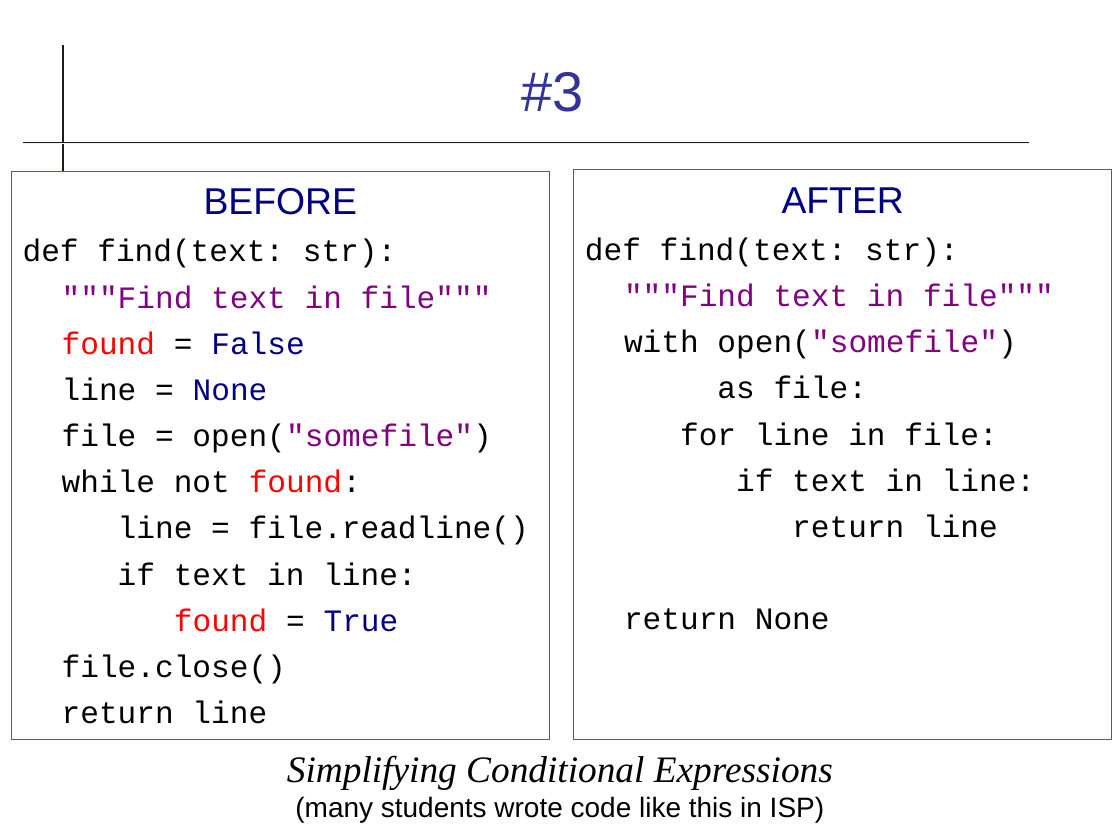
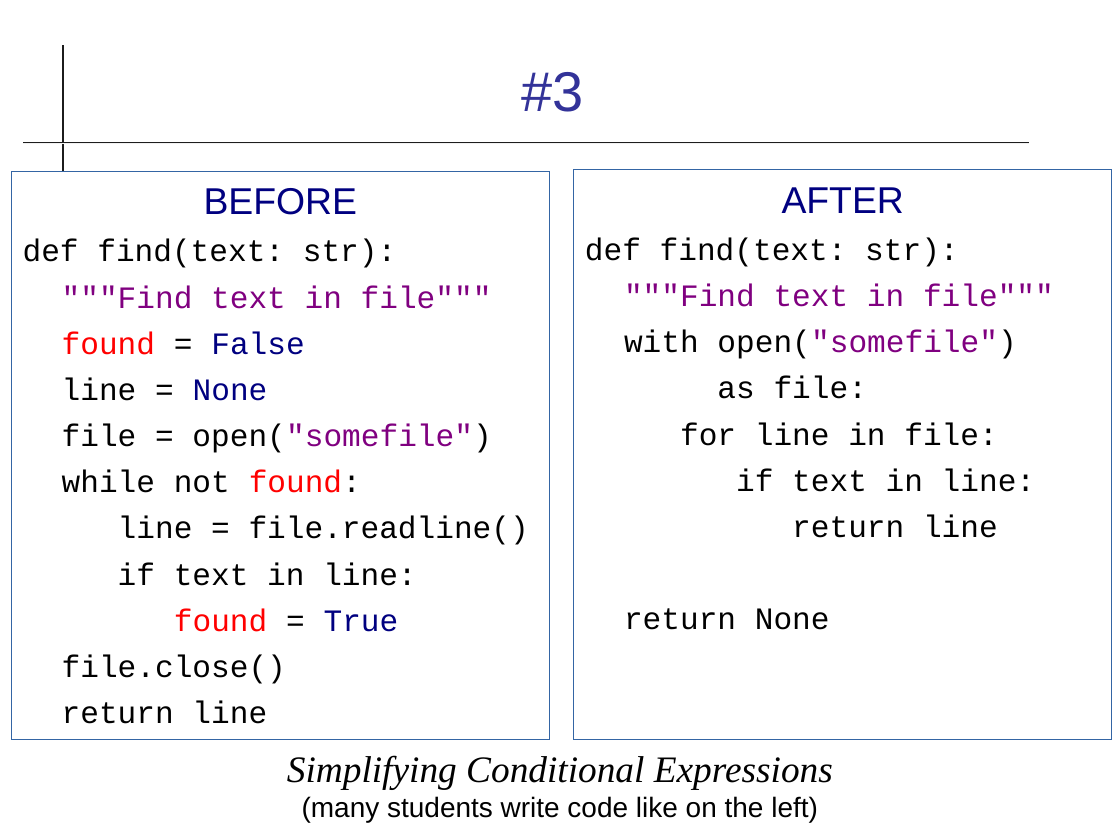
Before and after one commit to cpske/ISP, a slide deck: slide 4 of refactoring/Refactoring-Review.odp. Drawn at 1120x840 pixels with LibreOffice and Linux fonts; fonts in the diff are those of the drawing. Boxes give left, top, right and bottom in pixels: in the first picture for what was removed or moved away, otherwise in the second. Text is boxed around its words. In the diff, an @@ line names an element or a change of style, - is before the commit and + after.

```diff
--- a/refactoring/Refactoring-Review.odp
+++ b/refactoring/Refactoring-Review.odp
@@ text at bbox=[287, 755, 833, 822]: text changed @@
-Simplifying Conditional Expressions
-(many students wrote code like this in ISP)
+Simplifying Conditional Expressions
+(many students write code like on the left)
```
Also in this commit, not shown: 15 other slides changed, 3 slides added, 1 slide removed, 6 other files.
